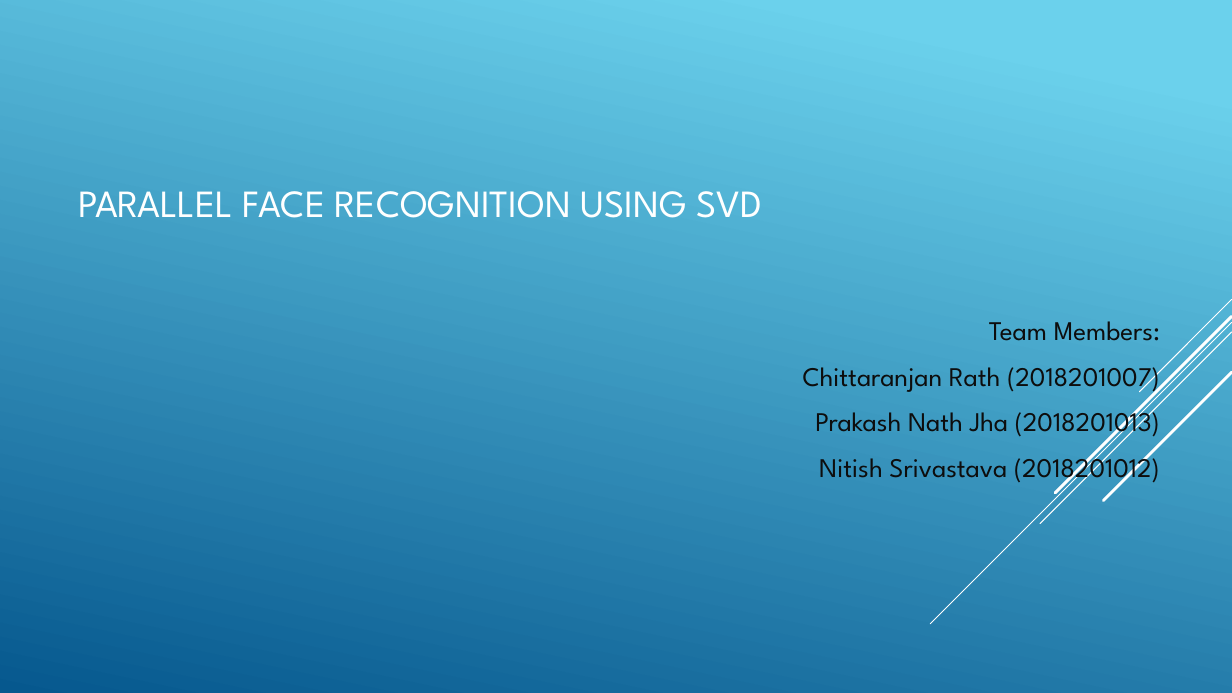
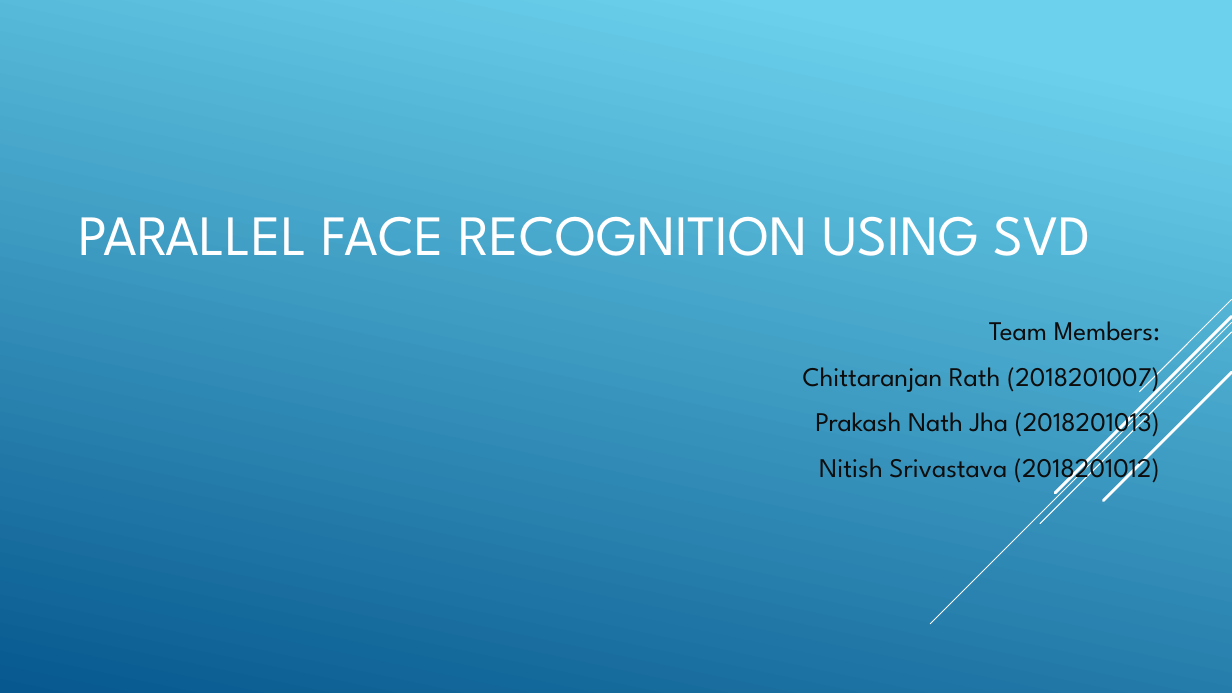
Before and after one commit to chittaranjan-rath/Parallel-Face-Recognition, a slide deck: slide 1 of Parellel_Face_Recognition_New.pptx. Drawn at 1232x693 pixels with LibreOffice and Linux fonts; fonts in the diff are those of the drawing. Boxes give left, top, right and bottom in pixels: in the first picture for what was removed or moved away, otherwise in the second. Text is boxed around its words. In the diff, an @@ line names an element or a change of style, - is before the commit and + after.

```diff
--- a/Parellel_Face_Recognition_New.pptx
+++ b/Parellel_Face_Recognition_New.pptx
@@ text "PARALLEL FACE RECOGNITION USING SVD" at (78, 216, 1091, 256): size 30 to 44.4 pt; line spacing 0.8 to 0.9 @@
```
Also in this commit, not shown: 2 other slides changed.
